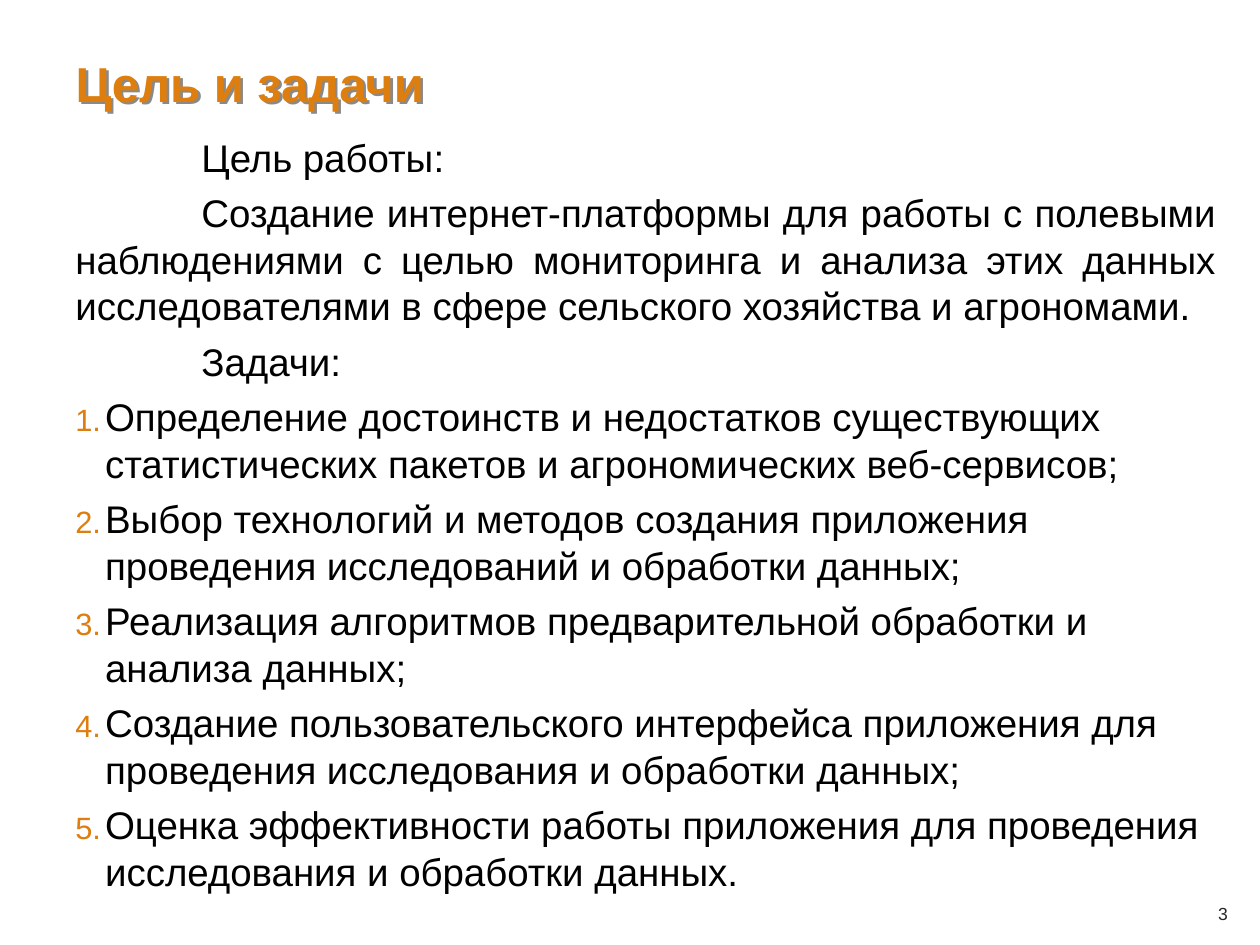
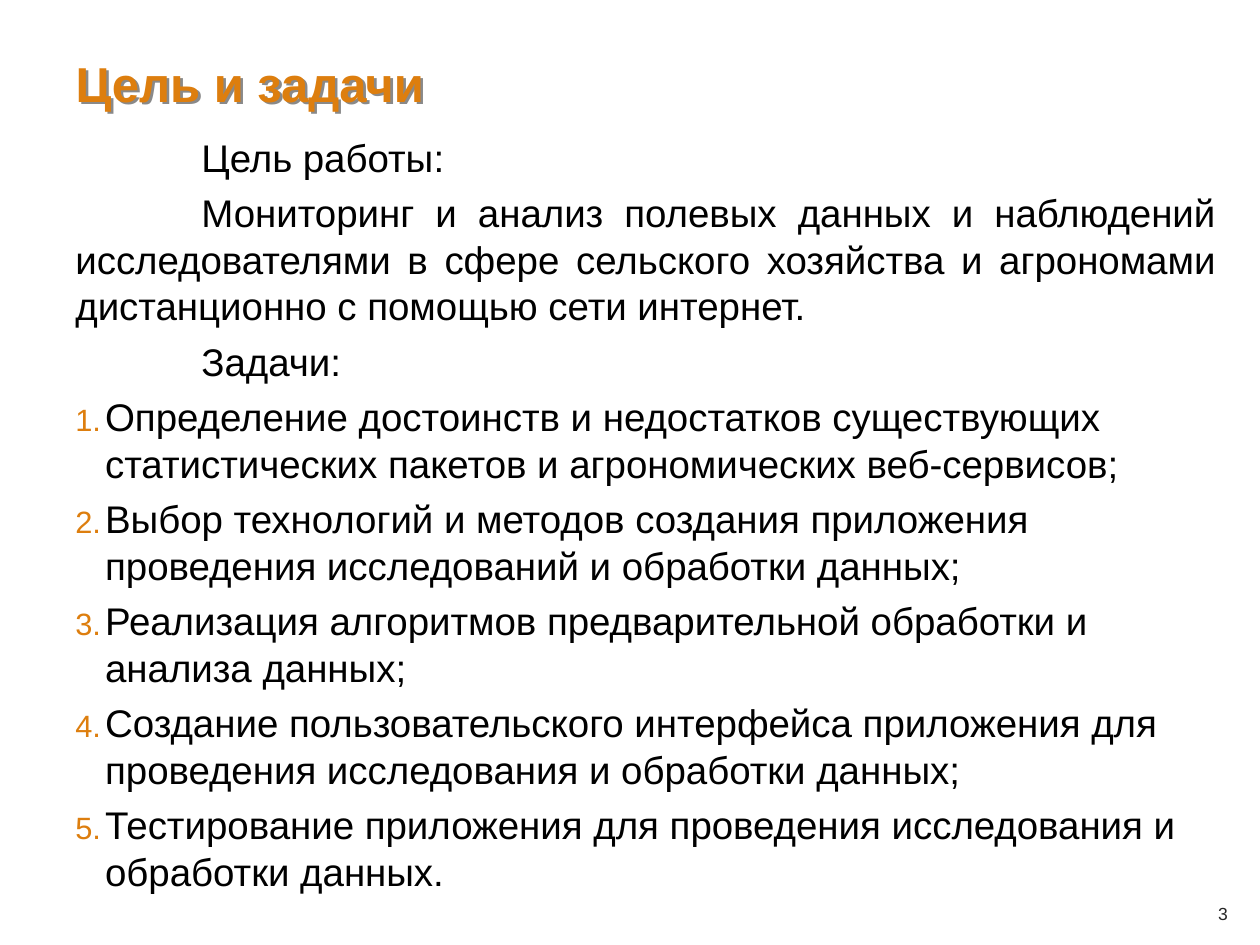
Before and after one commit to kradunches/ari-metiostation, a slide deck: slide 3 of doc/Презентация.ppt. Drawn at 1260x945 pixels with LibreOffice and Linux fonts; fonts in the diff are those of the drawing; background and template pictures are left out. Boxes give left, top, right and bottom in pixels: in the first picture for what was removed or moved away, otherwise in the second. Text is boxed around its words. In the diff, an @@ line names an element or a change of style, - is before the commit and + after.

```diff
--- a/doc/Презентация.ppt
+++ b/doc/Презентация.ppt
@@ text at (75,198,1215,328): text changed @@
-Создание интернет-платформы для работы с полевыми наблюдениями с целью мониторинга и анализа этих данных исследователями в сфере сельского хозяйства и агрономами.
+Мониторинг и анализ полевых данных и наблюдений исследователями в сфере сельского хозяйства и агрономами дистанционно с помощью сети интернет.
@@ text at (105,812,1175,893): text changed @@
-5. Оценка эффективности работы приложения для проведения исследования и обработки данных.
+5. Тестирование приложения для проведения исследования и обработки данных.
```
Also in this commit, not shown: 4 other slides changed, 2 slides added, 1 slide removed, 1 other file.
